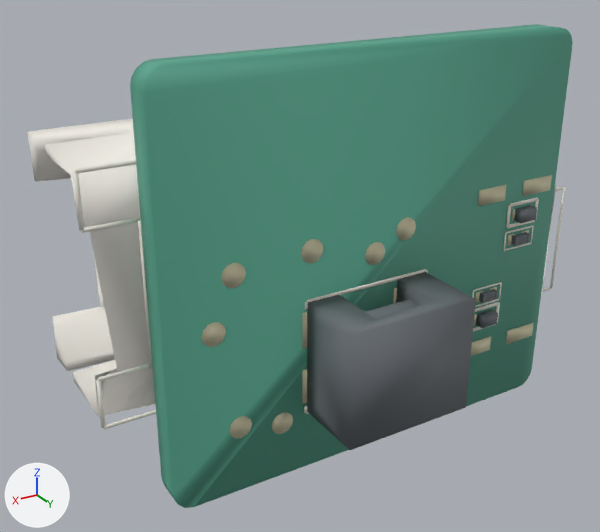
The glTF model public/models/mynd/pcb-jack-usb.glb, before and after one commit.
One viewpoint serves both versions: a 50 mm camera at (22.7, 30.9, 15.9) aimed at (2.4, -3.0, -1.1). Arrows for +X, +Y and +Z are at lower left; the lights stay in place. The older version comes first.

Objects in the first picture: 'body', 'pads', 'pcb', 'plastic', 'silk' and 1 more.
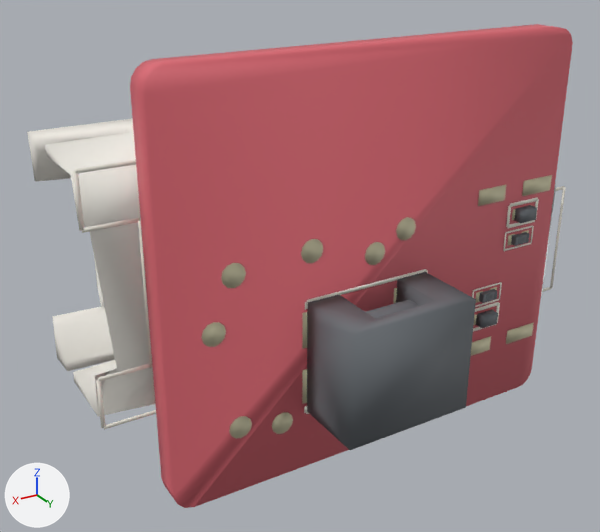
Location of each change, (x1, y1, x2, y2) in pixels of the pictures (600 x 532 px):
```json
{"object": "pcb", "change": "recoloured", "before": [130, 24, 573, 508], "after": [130, 24, 573, 508], "on screen": "green to red"}
```

Edits to the scene script, one JSON object a line:
```json
{"op": "set", "path": "mat_pcb.base_color", "old": "(0.0941, 0.369, 0.263)", "new": "(0.71, 0.137, 0.169)", "note": "green #56a48c -> red #db6772"}
```
